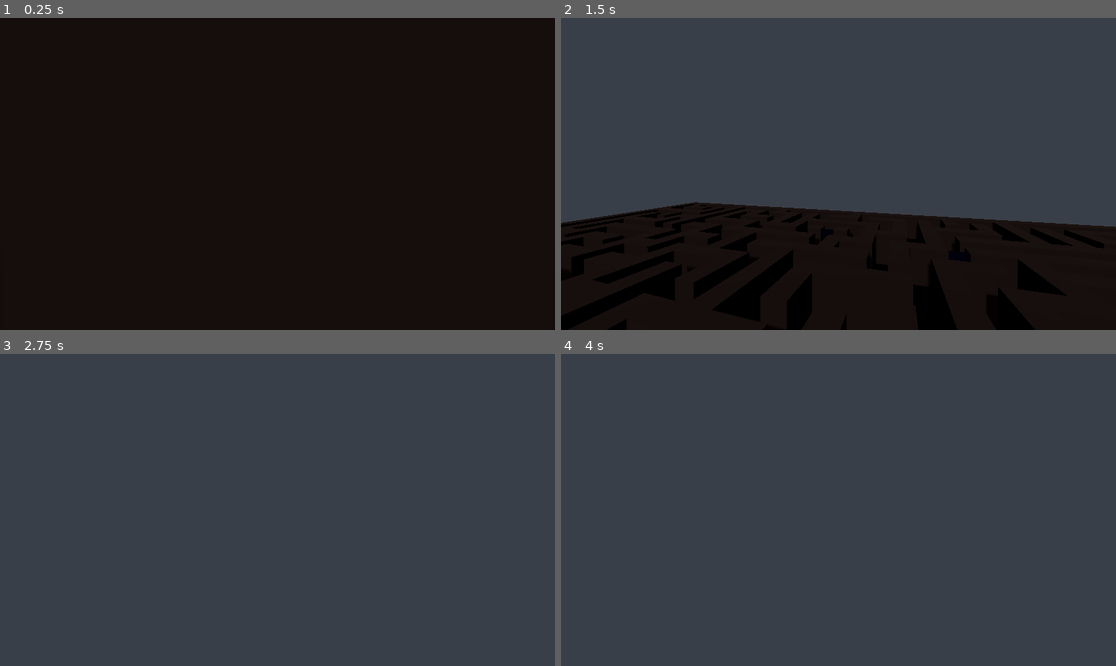
Above: before the commit, frames 1-4 (two rows, left to right).
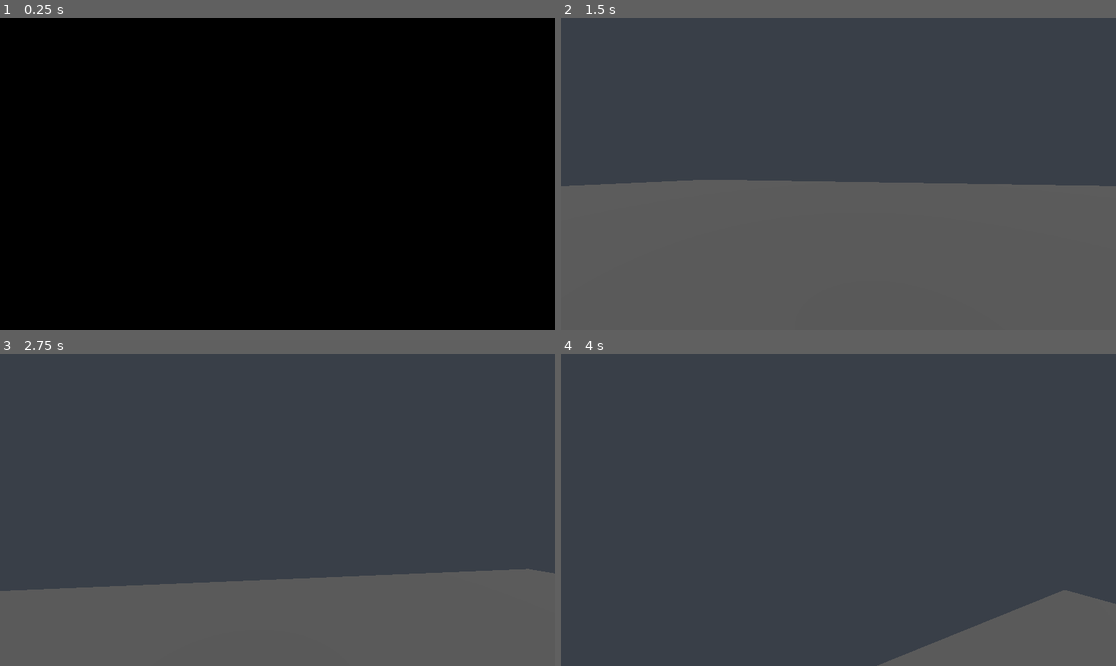
Above: after the commit, the same moments.

Repository: Madhusha2003/DarkMaze
Game: Godot game, scene res://Scenes/Main.tscn
The game is run twice, just before and just after one commit, with the same random seed, the same clock (stepped at 60 frames per second) and the same inputs.
Inputs (mouse positions are in pixels of both pictures, inside the frame that each line leads up to):
- Up to frame 1 (0.25 s): no input
- Up to frame 2 (1.5 s): tap Enter at 0.5 s; move the mouse to (866, 174) at 0.52 s; hold Up (ui_up) from 0.53 s (still down); tap Ctrl at 0.6 s; tap Space at 0.77, 1.07 s; tap R at 0.8, 1.35 s; move the mouse to (810, 174) at 1.27 s
- Up to frame 3 (2.75 s): keep holding Up (ui_up); tap Space at 1.52, 1.55, 1.82, 2.1 s; move the mouse to (288, 503) at 2.02 s; tap Ctrl at 2.3 s
- Up to frame 4 (4 s): keep holding Up (ui_up); move the mouse to (832, 516) at 2.77 s; tap Shift (run) at 2.85 s; tap Space at 3.02, 3.32, 3.77, 3.8 s; tap R at 3.05 s; move the mouse to (877, 513) at 3.52 s; tap Ctrl at 3.6 s

The runs differ from the first frame. In frame 2, 47% of the frame differs, in the area x 0-100%, y 51-100%; in frame 3, 28%; in frame 4, 6.2%.

Commit message:
Implement exit goal system and random exit generation; update maze structure and world dimensions

Diff:
--- a/Scenes/Main.tscn
+++ b/Scenes/Main.tscn
@@ -4,6 +4,8 @@
 [ext_resource type="PackedScene" uid="uid://dwid3ie2v2t60" path="res://Player/Player.tscn" id="1_r150o"]
 [ext_resource type="Script" uid="uid://c7g4u7cwb0b2v" path="res://Scripts/world.gd" id="2_kln2b"]
 [ext_resource type="Script" uid="uid://drdnkhw7m8v4v" path="res://Scripts/maze.gd" id="3_rgh2o"]
+[ext_resource type="PackedScene" uid="uid://bbjcbjhhlx46w" path="res://World/Celling.tscn" id="4_v1gob"]
+[ext_resource type="PackedScene" uid="uid://dycbhmsk5v5pp" path="res://World/Floor.tscn" id="5_jw32o"]
 
 [sub_resource type="Environment" id="Environment_c1w88"]
 ambient_light_source = 2
@@ -32,7 +34,9 @@
 [node name="Maze" type="Node3D" parent="World" unique_id=1508511166]
 script = ExtResource("3_rgh2o")
 
-[node name="Exit" type="Node3D" parent="World" unique_id=969424883]
+[node name="Ceiling" parent="World" unique_id=1480429824 instance=ExtResource("4_v1gob")]
+
+[node name="Floor" parent="World" unique_id=385862574 instance=ExtResource("5_jw32o")]
 
 [node name="PlayerSpawn" type="Node3D" parent="." unique_id=2085908481]
 transform = Transform3D(1, 0, 0, 0, 1, 0, 0, 0, 1, 0, 1, 0)
@@ -41,14 +45,14 @@
 
 [node name="DirectionalLight3D" type="DirectionalLight3D" parent="." unique_id=869707311]
 transform = Transform3D(1, 0, 0, 0, 0.70710677, 0.70710677, 0, -0.70710677, 0.70710677, 0, 0, 0)
-light_color = Color(0.101960786, 0.07058824, 0.0627451, 1)
+light_energy = 0.5
 shadow_enabled = true
-shadow_opacity = 0.75
 
 [node name="WorldEnvironment" type="WorldEnvironment" parent="DirectionalLight3D" unique_id=1709105388]
 environment = SubResource("Environment_c1w88")
 
 [node name="Base" type="StaticBody3D" parent="." unique_id=1937125473]
+visible = false
 
 [node name="CollisionShape3D" type="CollisionShape3D" parent="Base" unique_id=707523591]
 shape = SubResource("WorldBoundaryShape3D_idj7w")
--- /dev/null
+++ b/Scripts/exit_goal.gd
@@ -0,0 +1,10 @@
+extends Area3D
+
+signal player_won
+
+func _ready():
+	body_entered.connect(_on_body_entered)
+
+func _on_body_entered(body):
+	if body.name == "Player":
+		emit_signal("player_won")
--- a/Scripts/game.gd
+++ b/Scripts/game.gd
@@ -6,10 +6,11 @@
 
 @export var dev_mode = false
 
+
 func _ready():
 	world.generate_maze()
 	spawn_player()
-
+	connect_maze_signals()
 	player.dev_fly_mode = dev_mode
 
 func _input(event):
@@ -19,11 +20,12 @@
 			export_current_maze()
 		if event.keycode == KEY_R: # Press 'R' to regenerate
 			world.generate_maze()
+			connect_maze_signals()
 			spawn_player()
 		if event.keycode == KEY_SPACE: # Fly mode
-			player.global_position += Vector3(0, 5, 0) # Move player up by 5 units for testing
+			player.global_position += Vector3(0, 2, 0) # Move player up by 5 units for testing
 		if event.keycode == KEY_CTRL:
-			player.global_position -= Vector3(0, 5, 0) # Move player down by 5 units for testing
+			player.global_position -= Vector3(0, 2, 0) # Move player down by 5 units for testing
 
 func export_current_maze():
 	# Find the maze inside the World node
@@ -39,3 +41,13 @@
 		1,
 		position.z
 	)
+func connect_maze_signals():
+	var maze = world.get_child(0)
+	if maze:
+		maze.player_won_global.connect(_on_player_win)
+
+func _on_player_win():
+	win_maze()
+
+func win_maze():
+	print("Congratulations! You've reached the exit!")
--- a/Scripts/maze.gd
+++ b/Scripts/maze.gd
@@ -13,6 +13,7 @@
 @export var doors = 10
 
 var maze = []
+var exits: Array = []
 var exit_cell: Vector2i
 
 func _ready():
@@ -24,7 +25,8 @@
 	initialize_grid()
 	carve_passages(1, 1)
 	create_loops(maze_width * maze_height / loops)
-	add_random_exit()
+	for i in range(3):
+		add_random_exit()
 	spawn_doors(doors)
 	build_maze()
 
@@ -104,6 +106,13 @@
 		0,
 		exit_cell.y * wall_spacing
 	)
+	exit.player_won.connect(_on_exit_triggered)
+	exits.append(exit)
+
+signal player_won_global
+
+func _on_exit_triggered():
+	emit_signal("player_won_global")
 
 func build_maze():
 	for x in range(maze_width):
--- a/Scripts/world.gd
+++ b/Scripts/world.gd
@@ -2,6 +2,8 @@
 
 @onready var player_spawn = $"../PlayerSpawn"
 @onready var maze = $Maze
+@onready var maze_floor = $Floor
+@onready var maze_roof = $Ceiling
 
 const MAZE_SCENE = preload("res://World/Maze.tscn")
 
@@ -11,6 +13,21 @@
 func generate_maze():
 	maze.generate_maze()
 	center_maze(maze, true)
+	update_world_size()
+
+func update_world_size():
+	var size_x = (maze.maze_width) * maze.wall_spacing
+	var size_z = (maze.maze_height) * maze.wall_spacing
+
+	# Center the floor and roof based on the maze size,
+	# meaning its center in world space is (0, 0, 0)
+	var center = Vector3(0, 0, 0)
+
+	maze_floor.position = center + Vector3(0, 0, 0)
+	maze_floor.scale = Vector3(size_x, 1, size_z)
+
+	maze_roof.position = center + Vector3(0, 4.01, 0)
+	maze_roof.scale = Vector3(size_x, 1, size_z)
 
 func center_maze(maze_node: Node3D, is_generated: bool):
 	if is_generated:
--- /dev/null
+++ b/World/Celling.tscn
@@ -0,0 +1,9 @@
+[gd_scene format=3 uid="uid://bbjcbjhhlx46w"]
+
+[sub_resource type="PlaneMesh" id="PlaneMesh_4i1qi"]
+size = Vector2(1, 1)
+
+[node name="Celling" type="Node3D" unique_id=1480429824]
+
+[node name="MeshInstance3D" type="MeshInstance3D" parent="." unique_id=757241325]
+mesh = SubResource("PlaneMesh_4i1qi")
--- a/World/ExitGoal.tscn
+++ b/World/ExitGoal.tscn
@@ -1,9 +1,25 @@
 [gd_scene format=3 uid="uid://cp18v1tnct8wc"]
+
+[ext_resource type="Script" uid="uid://cn5810krcn5m4" path="res://Scripts/exit_goal.gd" id="1_jia6m"]
 
 [sub_resource type="BoxShape3D" id="BoxShape3D_dgb5g"]
 size = Vector3(2, 4, 2)
 
-[node name="ExitGoal" type="StaticBody3D" unique_id=570701142]
+[sub_resource type="StandardMaterial3D" id="StandardMaterial3D_dgb5g"]
+albedo_color = Color(0, 0.9098039, 0.46666667, 1)
+
+[sub_resource type="TextMesh" id="TextMesh_jia6m"]
+material = SubResource("StandardMaterial3D_dgb5g")
+text = "EXIT"
+font_size = 80
+uppercase = true
+
+[node name="ExitGoal" type="Area3D" unique_id=570535352]
+script = ExtResource("1_jia6m")
 
 [node name="CollisionShape3D" type="CollisionShape3D" parent="." unique_id=950821767]
 shape = SubResource("BoxShape3D_dgb5g")
+
+[node name="MeshInstance3D" type="MeshInstance3D" parent="." unique_id=1388658191]
+transform = Transform3D(-4.371139e-08, 0, -1, 0, 1, 0, 1, 0, -4.371139e-08, 0, 0, 0)
+mesh = SubResource("TextMesh_jia6m")
--- /dev/null
+++ b/World/Floor.tscn
@@ -0,0 +1,9 @@
+[gd_scene format=3 uid="uid://dycbhmsk5v5pp"]
+
+[sub_resource type="PlaneMesh" id="PlaneMesh_0mlq6"]
+size = Vector2(1, 1)
+
+[node name="Floor" type="Node3D" unique_id=385862574]
+
+[node name="MeshInstance3D" type="MeshInstance3D" parent="." unique_id=1947417592]
+mesh = SubResource("PlaneMesh_0mlq6")
--- a/World/Wall.tscn
+++ b/World/Wall.tscn
@@ -4,6 +4,7 @@
 size = Vector3(2, 4, 2)
 
 [sub_resource type="StandardMaterial3D" id="StandardMaterial3D_n710e"]
+ao_enabled = true
 
 [sub_resource type="BoxMesh" id="BoxMesh_veto7"]
 material = SubResource("StandardMaterial3D_n710e")
Not shown, added: Scripts/exit_goal.gd.uid
Not shown, changed: README.md
Not shown, added: maze_exit_randomization.md
